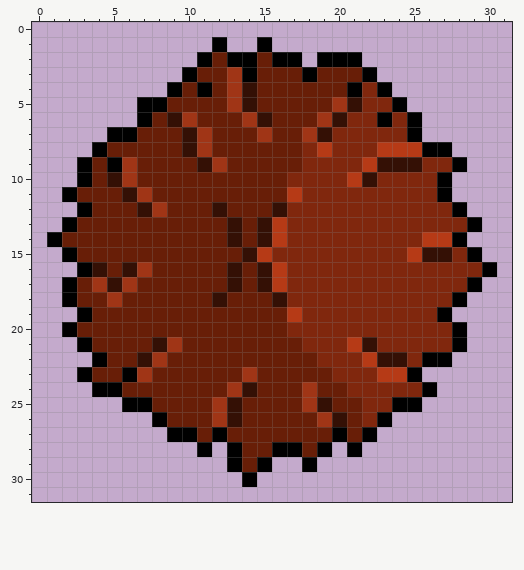
Edited in one commit: pixel-art sprite (sprites/images/spr_PlayerHurt_0.png). Above, as it was before the edit.
The file is 32x32 pixels.
New version:
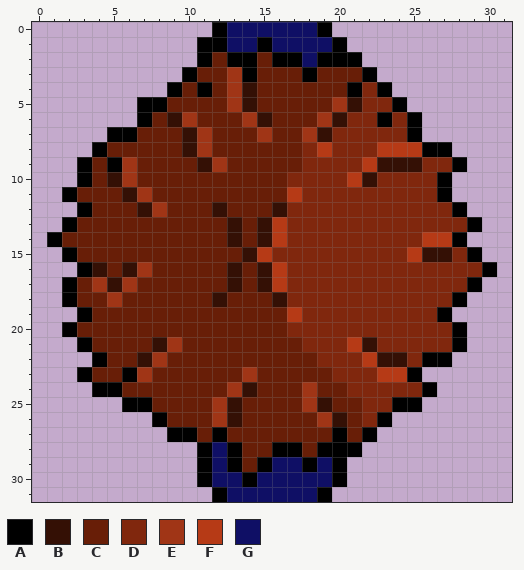
Palette (. is transparent): A #000000  B #341005  C #681e07  D #80270d  E #a03516  F #b63a16  G #0f0f65
Diff:
{"y":0,"x":12,"old":"........","new":"AGGGGGGA"}
{"y":1,"x":11,"old":".","new":"A"}
{"y":1,"x":13,"old":"..","new":"GG"}
{"y":1,"x":16,"old":".....","new":"GGGGA"}
{"y":2,"x":18,"old":".","new":"G"}
{"y":28,"x":12,"old":".","new":"G"}
{"y":28,"x":20,"old":".","new":"A"}
{"y":29,"x":11,"old":"..","new":"AG"}
{"y":29,"x":16,"old":"..","new":"GG"}
{"y":29,"x":19,"old":"..","new":"GA"}
{"y":30,"x":11,"old":"...","new":"AGG"}
{"y":30,"x":15,"old":"......","new":"GGGGGA"}
{"y":31,"x":12,"old":"........","new":"AGGGGGGA"}
